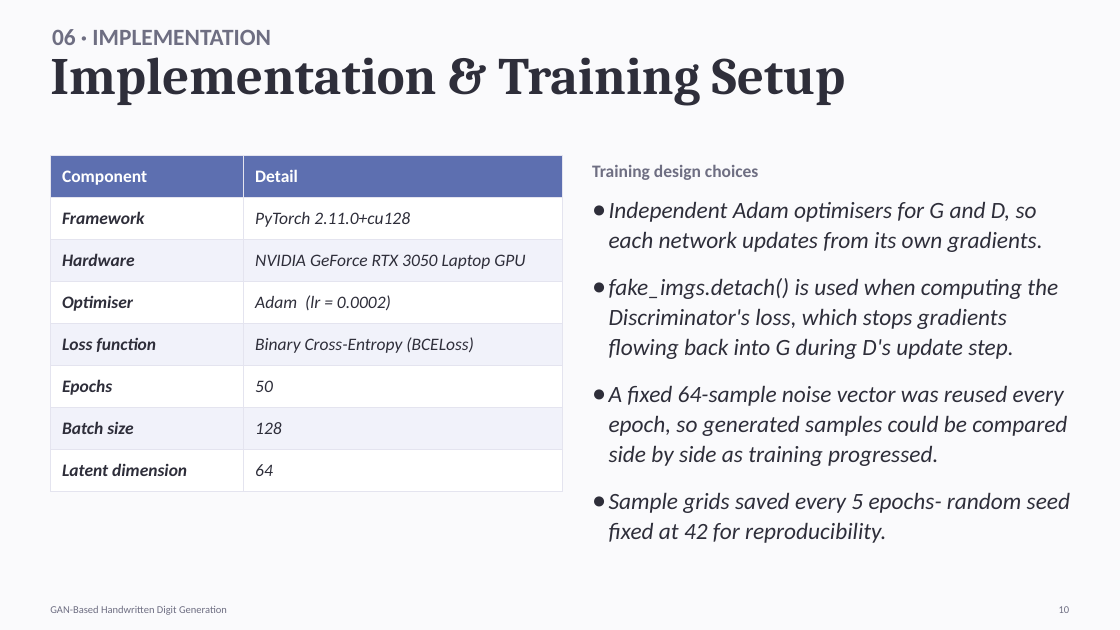
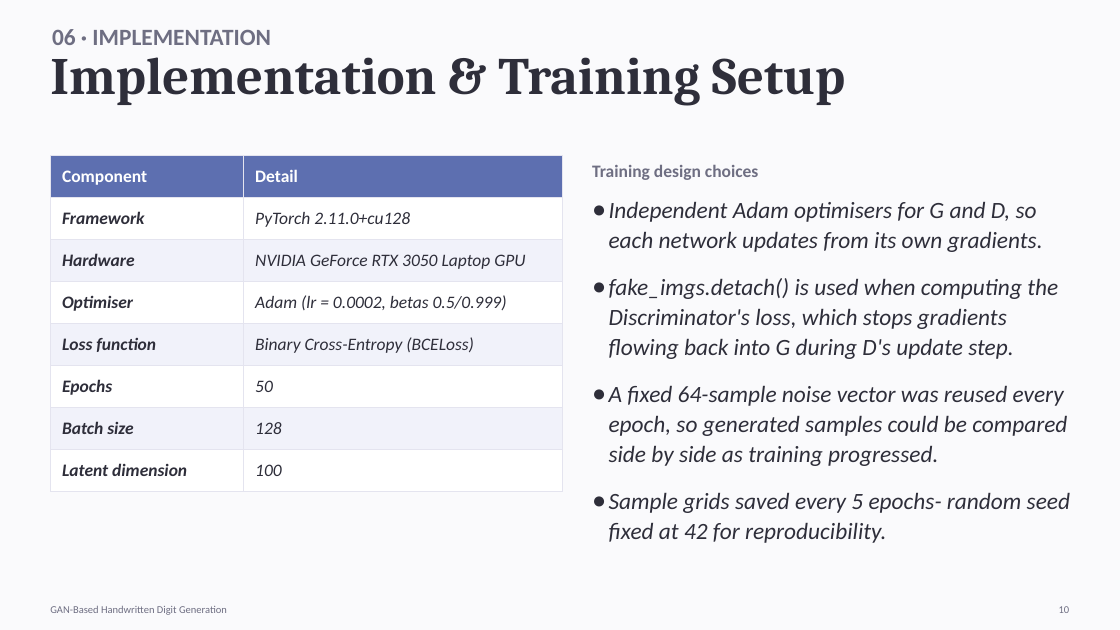
Before and after one commit to Stoobyy/gan-handwriting, a slide deck: slide 10 of Presentation PPT/Presentation PPT.pptx. Drawn at 1120x630 pixels with LibreOffice and Linux fonts; fonts in the diff are those of the drawing. Boxes give left, top, right and bottom in pixels: in the first picture for what was removed or moved away, otherwise in the second. Text is boxed around its words. In the diff, an @@ line names an element or a change of style, - is before the commit and + after.

```diff
--- a/Presentation PPT/Presentation PPT.pptx
+++ b/Presentation PPT/Presentation PPT.pptx
@@ table at bbox=[50, 155, 563, 480] @@
-row 4, column 2: Adam (lr = 0.0002)
+row 4, column 2: Adam (lr = 0.0002, betas 0.5/0.999)
-row 8, column 2: 64
+row 8, column 2: 100
```
Also in this commit, not shown: 11 other slides changed, 14 other files.
